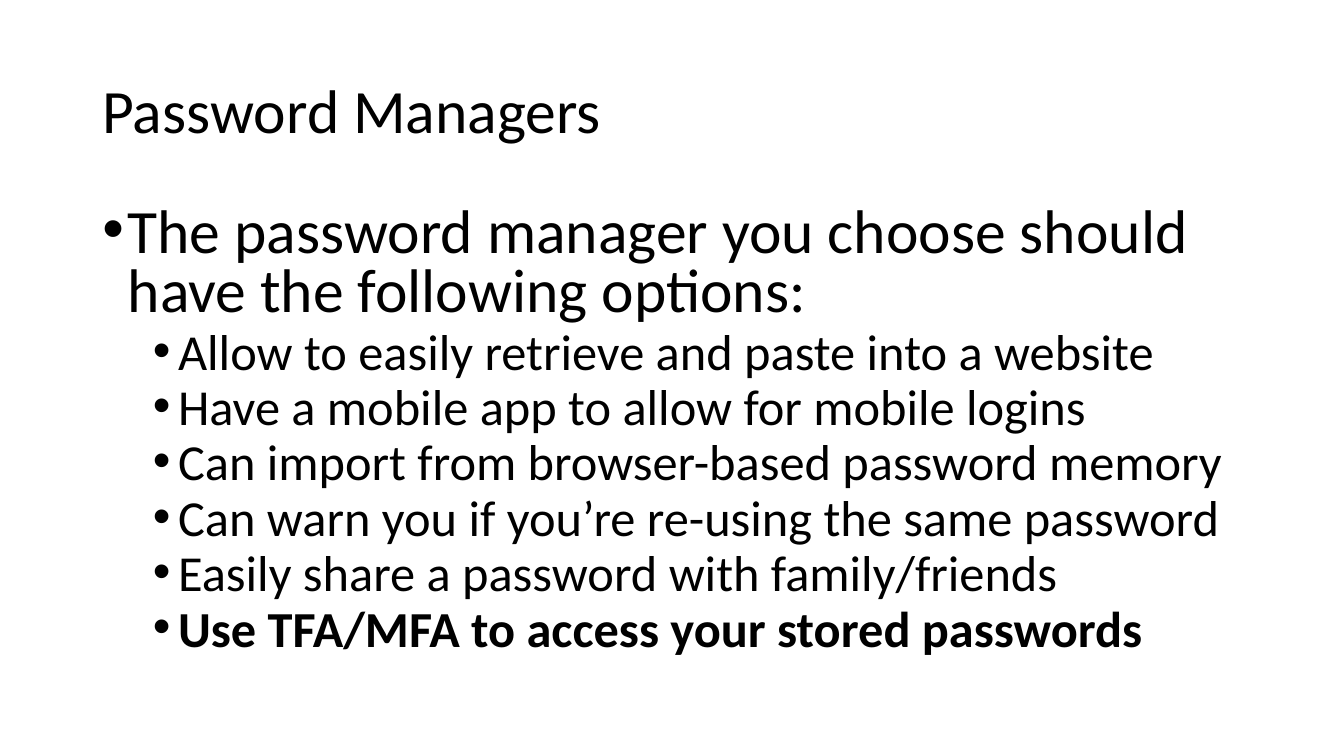
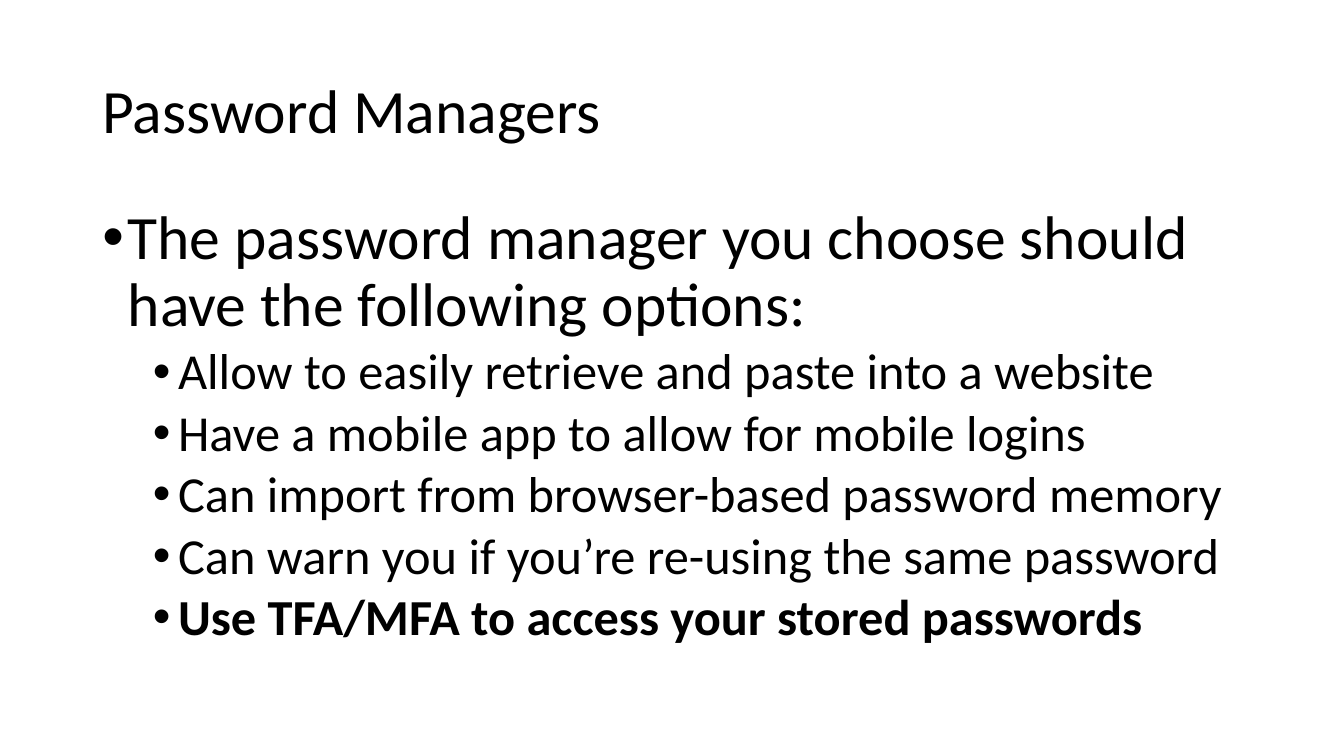
Before and after one commit to williamadba/Public-Presentations, a slide deck: slide 10 of Personal Practical Cybersecurity/Personal Practical Cybersecurity.pptx. Drawn at 1344x756 pixels with LibreOffice and Linux fonts; fonts in the diff are those of the drawing. Boxes give left, top, right and bottom in pixels: in the first picture for what was removed or moved away, otherwise in the second. Text is boxed around its words. In the diff, an @@ line names an element or a change of style, - is before the commit and + after.

```diff
--- a/Personal Practical Cybersecurity/Personal Practical Cybersecurity.pptx
+++ b/Personal Practical Cybersecurity/Personal Practical Cybersecurity.pptx
@@ text "The password manager you choose ..." at box(128, 216, 1222, 643): line spacing 0.8 to 0.9 @@
@@ text at box(178, 556, 1057, 599): paragraph removed @@
-  • Easily share a password with family/friends
```
Also in this commit, not shown: 18 other slides changed, 1 slide added, 1 slide removed.
